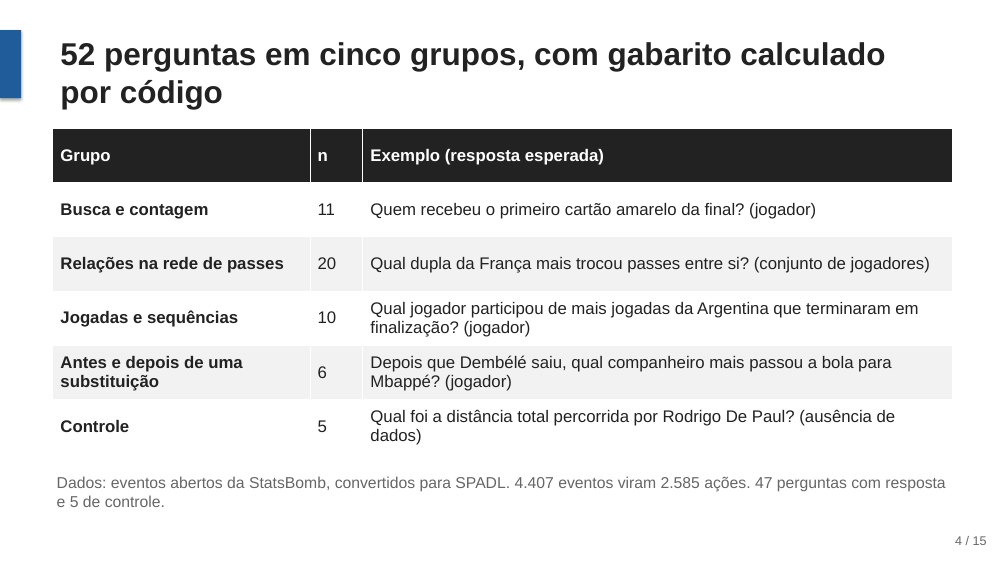
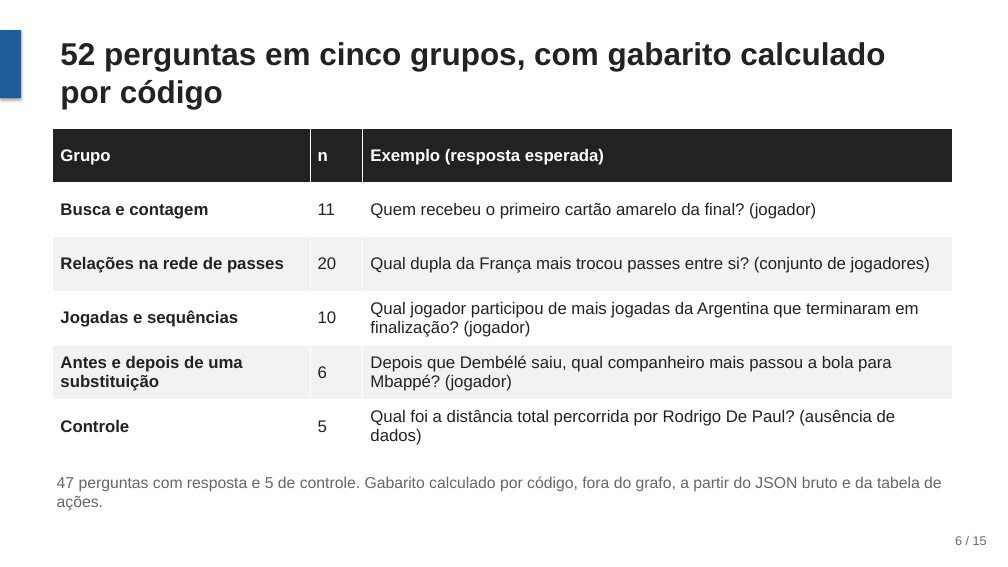
Before and after one commit to joaowinderfeldbussolotto/football-tactics-knowledge-graph, a slide deck: slide 6 of apresentacao/apresentacao.pptx (slide 4 before the commit). Drawn at 1008x567 pixels with LibreOffice and Linux fonts; fonts in the diff are those of the drawing. Boxes give left, top, right and bottom in pixels: in the first picture for what was removed or moved away, otherwise in the second. Text is boxed around its words. In the diff, an @@ line names an element or a change of style, - is before the commit and + after.

```diff
--- a/apresentacao/apresentacao.pptx
+++ b/apresentacao/apresentacao.pptx
@@ text at (x1=57, y1=476, x2=942, y2=511): text changed @@
-Dados: eventos abertos da StatsBomb, convertidos para SPADL. 4.407 eventos viram 2.585 ações. 47 perguntas com resposta e 5 de controle.
+47 perguntas com resposta e 5 de controle. Gabarito calculado por código, fora do grafo, a partir do JSON bruto e da tabela de ações.
@@ text at (x1=955, y1=536, x2=987, y2=545): text changed @@
-4 / 15
+6 / 15
```
Also in this commit, not shown: 8 other slides changed, 3 slides added, 3 slides removed, 2 other files.
